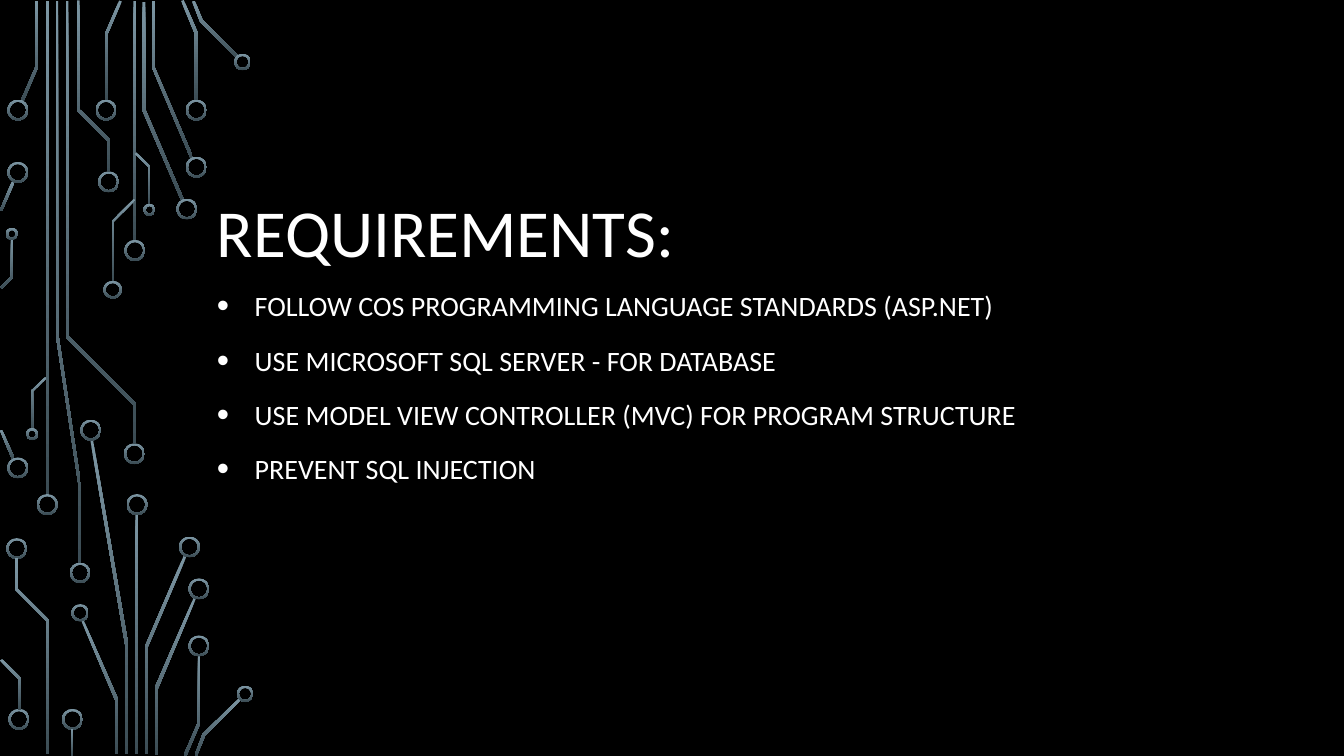
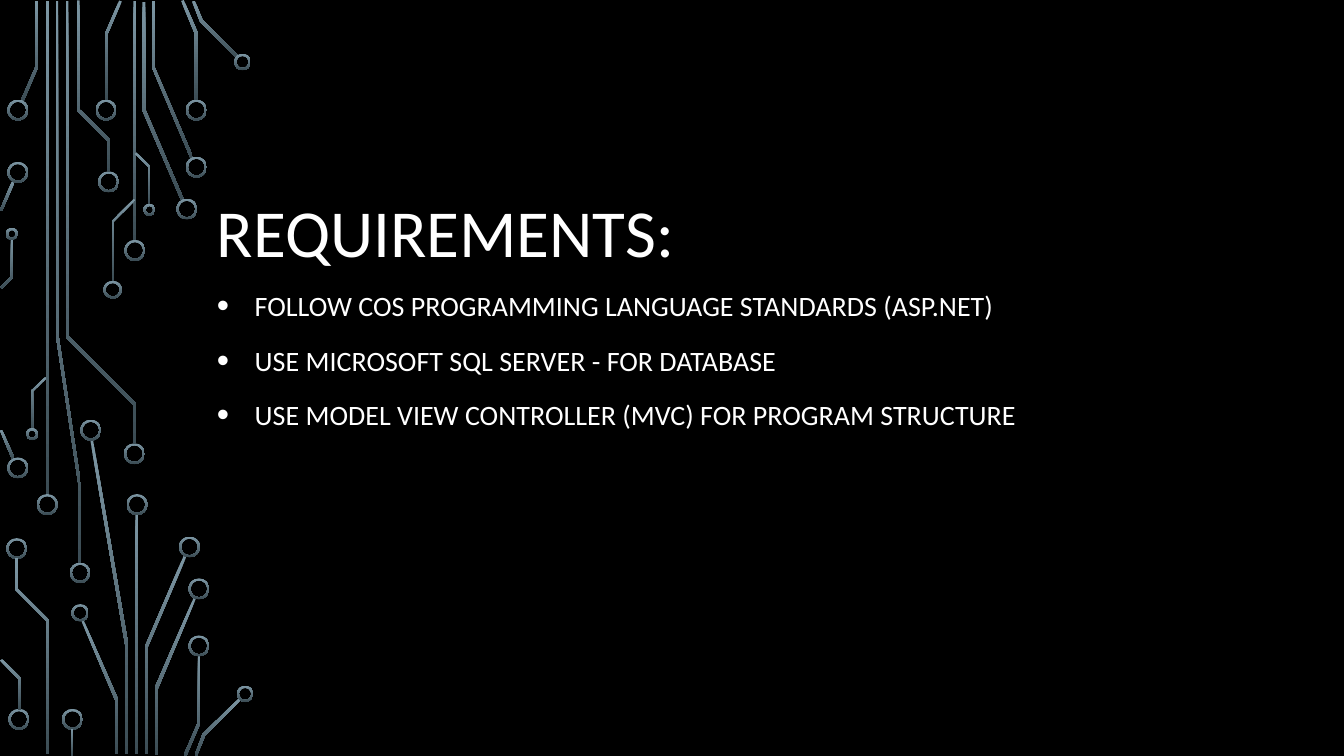
Before and after one commit to FNLHub/Vehicle-Management-System, a slide deck: slide 2 of Documents/Facilities App.pptx. Drawn at 1344x756 pixels with LibreOffice and Linux fonts; fonts in the diff are those of the drawing; background and template pictures are left out. Boxes give left, top, right and bottom in pixels: in the first picture for what was removed or moved away, otherwise in the second. Text is boxed around its words. In the diff, an @@ line names an element or a change of style, - is before the commit and + after.

```diff
--- a/Documents/Facilities App.pptx
+++ b/Documents/Facilities App.pptx
@@ subtitle at box(255, 460, 536, 483): paragraph removed @@
-• PREVENT SQL INJECTION
```
Also in this commit, not shown: 2 other slides changed.
